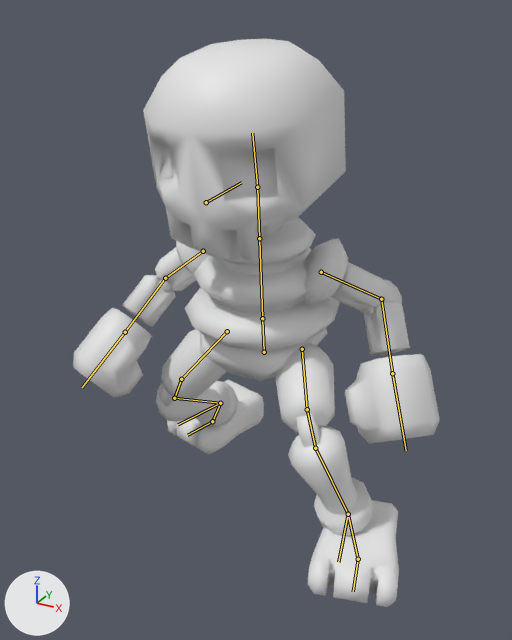
Two versions of the glTF model Asset/char2_enemy/skeleton/skeleton01.glb, one commit apart.
One viewpoint serves both versions: a 50 mm camera at (1.26, -2.36, 2.06) aimed at (-0.04, 0.0, 0.88). Lighting does not change. The marker at lower left points along +X, +Y and +Z. The older version comes first. Both versions are drawn at frame 1 of the action 'damage'; the numbers are the values there. The bones that change, and the others that lie on the model, are drawn over the model as lines.

The first picture shows 'skeleton'.
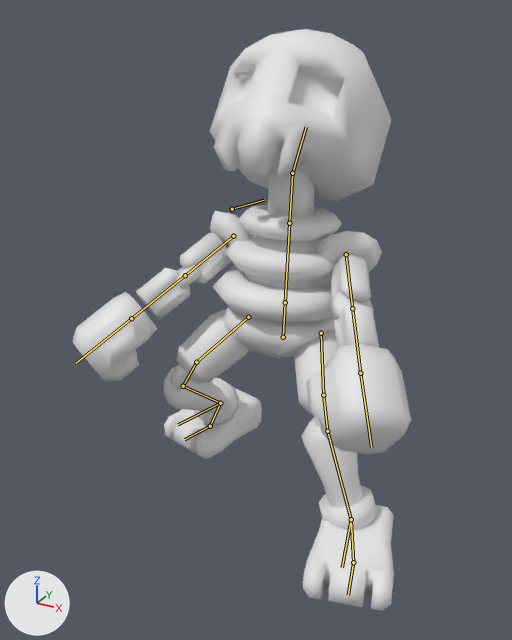
What differs and where, as boxes [x1, y1, x2, y2] in the pictures (512 x 640 px):
'skeleton', posed (8% narrower)
    before: [73, 39, 440, 607]
    after: [72, 29, 411, 611]
bone 'body_pelvis', root to tip
    before: (264, 352) to (262, 318)
    after: (283, 337) to (285, 302)
bone 'body_head', root to tip
    before: (257, 187) to (252, 133)
    after: (292, 173) to (306, 127)
bone 'arm_1.L', root to tip
    before: (321, 272) to (381, 299)
    after: (346, 254) to (352, 308)
bone 'arm_2.L', root to tip
    before: (381, 299) to (392, 373)
    after: (352, 308) to (360, 373)
bone 'arm_1.R', root to tip
    before: (203, 251) to (165, 278)
    after: (233, 236) to (185, 275)
bone 'arm_2.R', root to tip
    before: (165, 278) to (125, 332)
    after: (185, 275) to (131, 318)
bone 'Leg_1.L', root to tip
    before: (302, 349) to (307, 409)
    after: (321, 333) to (323, 395)
bone 'Leg_2.L', root to tip
    before: (307, 409) to (315, 448)
    after: (323, 395) to (327, 431)
bone 'Leg_3.L', root to tip
    before: (315, 448) to (348, 514)
    after: (327, 431) to (351, 519)
bone 'foot_2.L', root to tip
    before: (358, 559) to (353, 591)
    after: (353, 562) to (348, 595)
bone 'Leg_1.R', root to tip
    before: (227, 331) to (181, 379)
    after: (248, 317) to (196, 362)
bone 'Leg_2.R', root to tip
    before: (181, 379) to (174, 398)
    after: (196, 362) to (183, 386)
bone 'Leg_3.R', root to tip
    before: (174, 398) to (220, 403)
    after: (183, 386) to (220, 403)
bone 'foot_2.R', root to tip
    before: (212, 421) to (187, 435)
    after: (210, 426) to (184, 439)

What the commit changed:
Bone 'body_pelvis' (bone_body_pelvis) moves from (0.0, -0.231, 0.0) to (0.0, -0.234, -0.176).
Bone 'body_pelvis' (bone_body_pelvis) turns from (5, 0, 0) to (-5, 0, 0) degrees about its own x, y and z.
Bone 'body_head' (bone_body_head) turns from (6, 0, 0) to (-31, 0, 0) degrees about its own x, y and z.
Bone 'arm_1.L' (bone_arm_1_l) turns from (-33, 23, -50) to (50, 17, -34) degrees about its own x, y and z.
Bone 'arm_2.L' (bone_arm_2_l) turns from (64, 0, 0) to (-4, 0, 0) degrees about its own x, y and z.
Bone 'arm_1.R' (bone_arm_1_r) turns from (-2, -22, 38) to (50, -19, 32) degrees about its own x, y and z.
Bone 'arm_2.R' (bone_arm_2_r) turns from (55, 0, 0) to (-4, 0, 0) degrees about its own x, y and z.
Bone 'Leg_1.L' (bone_leg_1_l) turns from (63, -21, 20) to (49, -15, 19) degrees about its own x, y and z.
Bone 'Leg_2.L' (bone_leg_2_l) turns from (-30, 0, 0) to (-19, 0, 0) degrees about its own x, y and z.
Bone 'Leg_3.L' (bone_leg_3_l) turns from (-49, 0, 0) to (-32, 0, 0) degrees about its own x, y and z.
Bone 'foot_2.L' (bone_foot_2_l) turns from (16, -18, -11) to (-7, -17, -1) degrees about its own x, y and z.
Bone 'Leg_1.R' (bone_leg_1_r) turns from (24, 22, -29) to (39, 16, -26) degrees about its own x, y and z.
Bone 'Leg_2.R' (bone_leg_2_r) turns from (-32, 0, 0) to (-37, 0, 0) degrees about its own x, y and z.
Bone 'Leg_3.R' (bone_leg_3_r) turns from (-53, 0, 0) to (-61, 0, 0) degrees about its own x, y and z.
Bone 'foot_2.R' (bone_foot_2_r) turns from (59, 10, 28) to (49, 12, 20) degrees about its own x, y and z.
